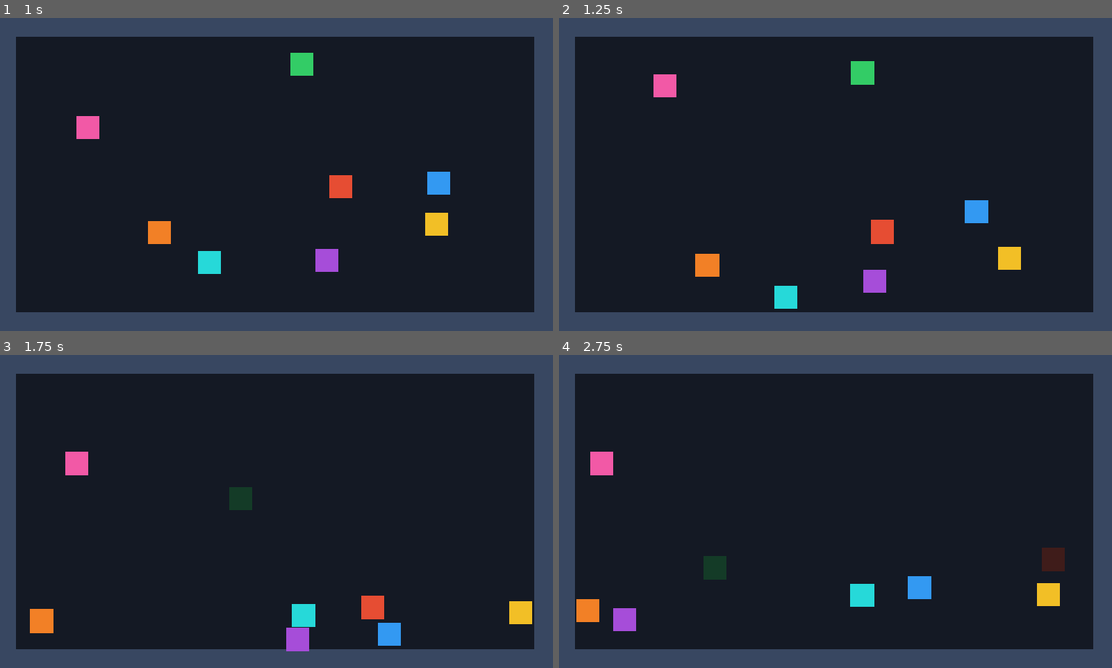
Above: before the commit, frames 1-4 (two rows, left to right).
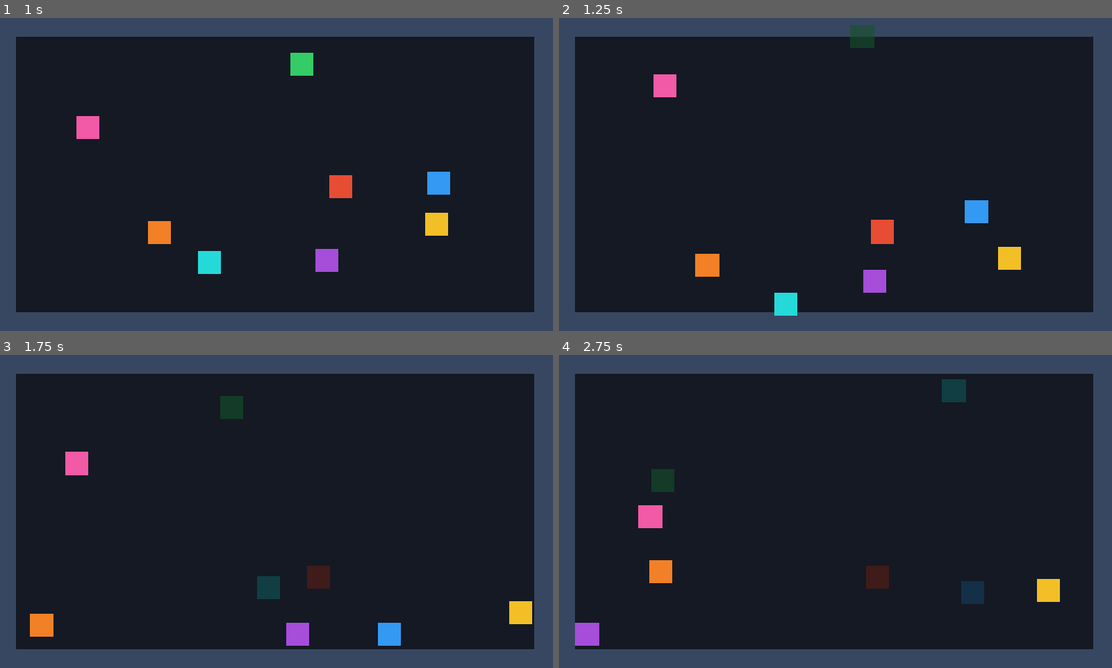
Above: after the commit, the same moments.

Repository: akr0407/physicsbr
Game: Godot game, scene res://scenes/main.tscn
Same seed, same stepped clock (60 frames per second), same inputs: the game is played once before the commit and once after it.
Inputs:
- Up to frame 1 (1 s): tap Enter at 0.5 s; hold D from 0.53 s (still down); tap O at 0.6 s; tap Space at 0.77 s; tap B at 0.8 s
- Up to frame 2 (1.25 s): keep holding D
- Up to frame 3 (1.75 s): release D at 1.28 s; tap B at 1.35 s; tap Space at 1.52 s; tap K at 1.55 s
- Up to frame 4 (2.75 s): hold D from 2.03 s (still down); tap K at 2.1 s; tap O at 2.3 s

Frame 1 is identical in both runs. In frame 2, 0.8% of the frame differs, in the area x 38-58%, y 2-96%; in frame 3, 2.1%; in frame 4, 4.5%, in the area x 2-92%, y 7-93%.

Commit message:
feat: add battle royale manager and fighter scripts for game loop and physics logic

Diff:
--- a/scripts/battle_royale_manager.gd
+++ b/scripts/battle_royale_manager.gd
@@ -16,6 +16,15 @@
 @export var arena_center: Vector2 = Vector2(576, 324)
 @export var spawn_radius: Vector2 = Vector2(380, 200)
 @export var spawn_inward_impulse: float = 250.0
+
+## Konfigurasi Out-of-Bounds (Task 05.4)
+@export_group("Arena Bounds")
+@export var bounds_enabled: bool = true
+@export var arena_rect: Rect2 = Rect2(Vector2(40, 40), Vector2(1072, 568))
+@export var physical_walls_enabled: bool = true:
+	set(value):
+		physical_walls_enabled = value
+		_update_physical_walls()
 
 ## Palet warna default untuk membedakan visual masing-masing fighter
 const DEFAULT_COLORS: Array[Color] = [
@@ -38,12 +47,61 @@
 var _eliminated_fighters: Array[RigidBody2D] = []
 
 func _ready() -> void:
+	_update_physical_walls()
+
 	# Lakukan spawning secara deferred agar tree parent selesai setup
 	if auto_spawn and fighter_template != null:
 		call_deferred("spawn_fighters")
 	else:
 		_register_existing_fighters()
 		print("[BattleRoyaleManager] Siap. Total fighter terdaftar: %d | Fighter hidup: %d" % [get_total_count(), get_alive_count()])
+
+func _physics_process(_delta: float) -> void:
+	# Evaluasi out-of-bounds setiap physics tick untuk seluruh fighter yang masih hidup
+	if not bounds_enabled or is_game_over:
+		return
+
+	_check_out_of_bounds()
+
+## Memeriksa seluruh fighter hidup apakah ada yang keluar dari batas arena
+func _check_out_of_bounds() -> void:
+	for fighter in _registered_fighters:
+		if is_instance_valid(fighter) and is_fighter_alive(fighter):
+			if not is_inside_arena_bounds(fighter.global_position):
+				_eliminate_out_of_bounds(fighter)
+
+## Menangani eliminasi fighter yang keluar batas arena
+func _eliminate_out_of_bounds(fighter: RigidBody2D) -> void:
+	if not is_instance_valid(fighter) or not is_fighter_alive(fighter):
+		return
+
+	var fname: String = fighter.fighter_name if "fighter_name" in fighter else fighter.name
+	var fid: String = str(fighter.fighter_id) if "fighter_id" in fighter else "?"
+	print("[BattleRoyaleManager] OUT OF BOUNDS! %s (ID: %s) keluar arena di posisi %s!" % [fname, fid, fighter.global_position])
+
+	# Gunakan API eliminasi resmi pada fighter
+	if fighter.has_method("eliminate"):
+		fighter.eliminate()
+	elif fighter.has_method("_eliminate"):
+		fighter._eliminate()
+	else:
+		fighter.take_damage(99999.0)
+
+## Mengecek apakah posisi berada di dalam batas arena
+func is_inside_arena_bounds(pos: Vector2) -> bool:
+	return arena_rect.has_point(pos)
+
+## Mengembalikan Rect2 batas arena
+func get_arena_rect() -> Rect2:
+	return arena_rect
+
+## Mengatur status aktivasi tabrakan fisik dinding pembatas
+func _update_physical_walls() -> void:
+	var walls_node = get_parent().get_node_or_null("ArenaBounds") if get_parent() else null
+	if walls_node:
+		for child in walls_node.get_children():
+			if child is CollisionShape2D:
+				child.set_deferred("disabled", not physical_walls_enabled)
 
 ## Menghitung posisi spawn melingkar/elips yang tersebar merata di arena
 func get_spawn_positions(count: int) -> Array[Vector2]:
@@ -245,8 +303,24 @@
 	if not event is InputEventKey or not event.pressed or event.is_echo():
 		return
 
+	# Debug key 'O': Lemparkan fighter hidup pertama ke luar arena (Out of Bounds test)
+	if event.keycode == KEY_O:
+		var alive_list = get_alive_fighters()
+		if alive_list.size() > 0:
+			var target = alive_list[0]
+			var tname = target.fighter_name if "fighter_name" in target else target.name
+			print("[BattleRoyaleManager DEBUG] Menekan 'O': Melempar %s ke luar arena (x = -100)..." % [tname])
+			target.global_position = Vector2(-100, 324)
+		else:
+			print("[BattleRoyaleManager DEBUG] Tidak ada fighter hidup yang tersisa.")
+
+	# Debug key 'B': Toggle dinding pembatas fisik (memungkinkan ring-out knockback secara alami)
+	elif event.keycode == KEY_B:
+		physical_walls_enabled = not physical_walls_enabled
+		print("[BattleRoyaleManager DEBUG] Toggle Dinding Fisik Arena -> %s" % ["ON (Solid)" if physical_walls_enabled else "OFF (Ring-Out)"])
+
 	# Debug key 'K': Eliminasi fighter hidup pertama untuk memudahkan visual testing
-	if event.keycode == KEY_K:
+	elif event.keycode == KEY_K:
 		var alive_list = get_alive_fighters()
 		if alive_list.size() > 0:
 			var target = alive_list[0]
@@ -266,7 +340,7 @@
 		else:
 			print("[BattleRoyaleManager DEBUG] Belum ada fighter yang tereliminasi untuk diuji eliminasi ganda.")
 
-	# Debug key 'J': Simulasi eliminasi draw (kedua/seluruh fighter tereliminasi bersamaan)
+	# Debug key 'J': Simulasi eliminasi draw (seluruh fighter tereliminasi bersamaan)
 	elif event.keycode == KEY_J:
 		if not is_game_over:
 			print("[BattleRoyaleManager DEBUG] Menekan 'J': Simulasi DRAW dengan mengeliminasi seluruh fighter...")
--- a/scripts/fighter.gd
+++ b/scripts/fighter.gd
@@ -212,10 +212,20 @@
 	if current_hp == 0.0:
 		_eliminate()
 
+## Memicu eliminasi fighter secara langsung (misal: out-of-bounds)
+func eliminate() -> void:
+	if is_eliminated:
+		return
+	current_hp = 0.0
+	hp_changed.emit(current_hp, max_hp)
+	_eliminate()
+
 ## Menangani proses eliminasi (hanya dipicu satu kali)
 func _eliminate() -> void:
 	is_eliminated = true
 	current_target = null
+	linear_velocity = Vector2.ZERO
+	angular_velocity = 0.0
 	print(">>> [%s (ID: %d)] TERELIMINASI! <<<" % [fighter_name, fighter_id])
 	eliminated.emit(self)
 
